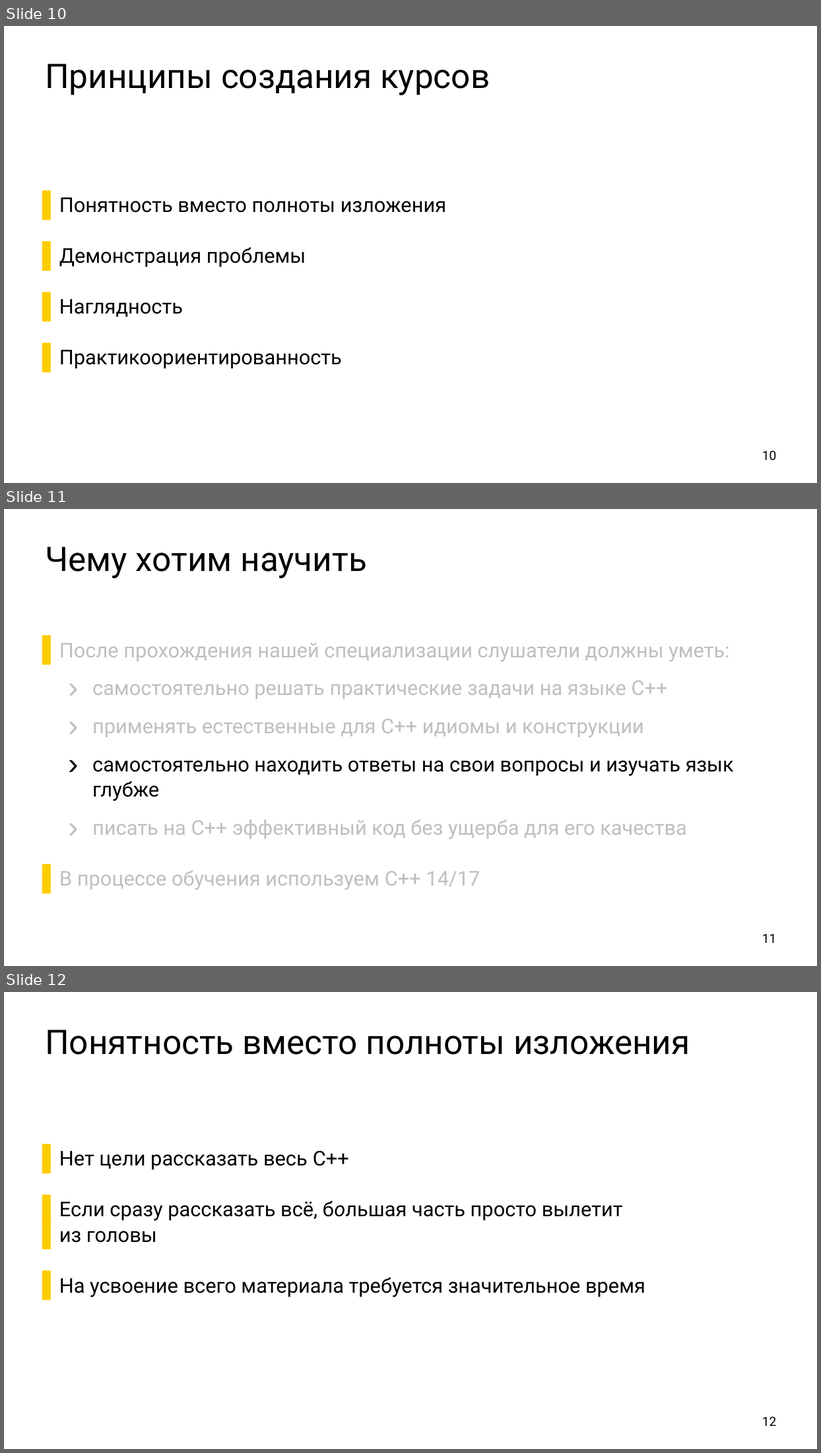
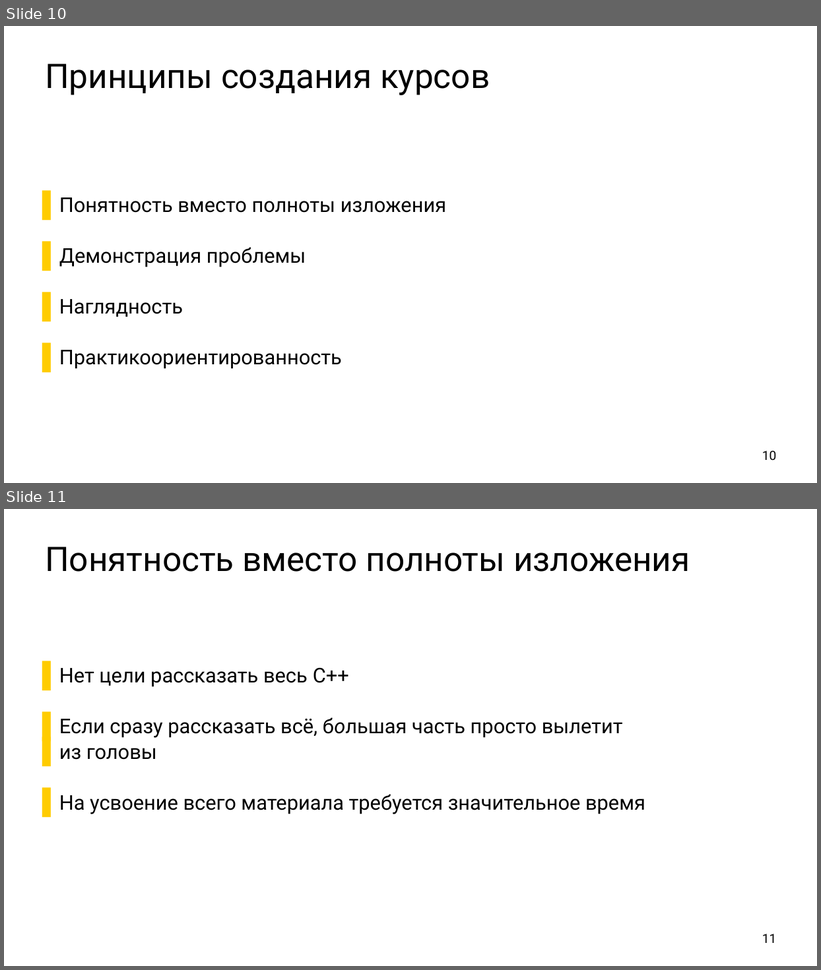
Before and after one commit to ishfb/cpprus18, a slide deck: slides.pptx. Shown one above the other, each under a label of ours: slides 10, 11 and 12 before the commit, slides 10 and 11 after it. The pictures are 821x1453 and 821x970 pixels, drawn with LibreOffice and Linux fonts; fonts in the diff are those of the drawing. Boxes give left, top, right and bottom in pixels: in the first picture for what was removed or moved away, otherwise in the second. Text is boxed around its words. In the diff, an @@ line names an element or a change of style, - is before the commit and + after.

```diff
--- a/slides.pptx
+++ b/slides.pptx
@@ slide 11 removed at <box>4,509,817,966</box>, background #FFFFFF @@
@@ title removed at <box>45,547,367,578</box> @@
-Чему хотим научить
@@ text removed at <box>59,643,734,890</box> @@
-  ▌ После прохождения нашей специализации слушатели должны уметь:
-    › самостоятельно решать практические задачи на языке С++
-    › применять естественные для С++ идиомы и конструкции
-    › самостоятельно находить ответы на свои вопросы и изучать язык глубже
-    › писать на С++ эффективный код без ущерба для его качества
-  ▌ В процессе обучения используем C++ 14/17
@@ page number removed at <box>762,934,777,943</box> @@
-11
@@ what was slide 12 is now slide 11 @@
@@ page number at <box>762,934,777,943</box>: text changed @@
-12
+11
```
Also in this commit, not shown: 2 slides changed, 2 other files.
